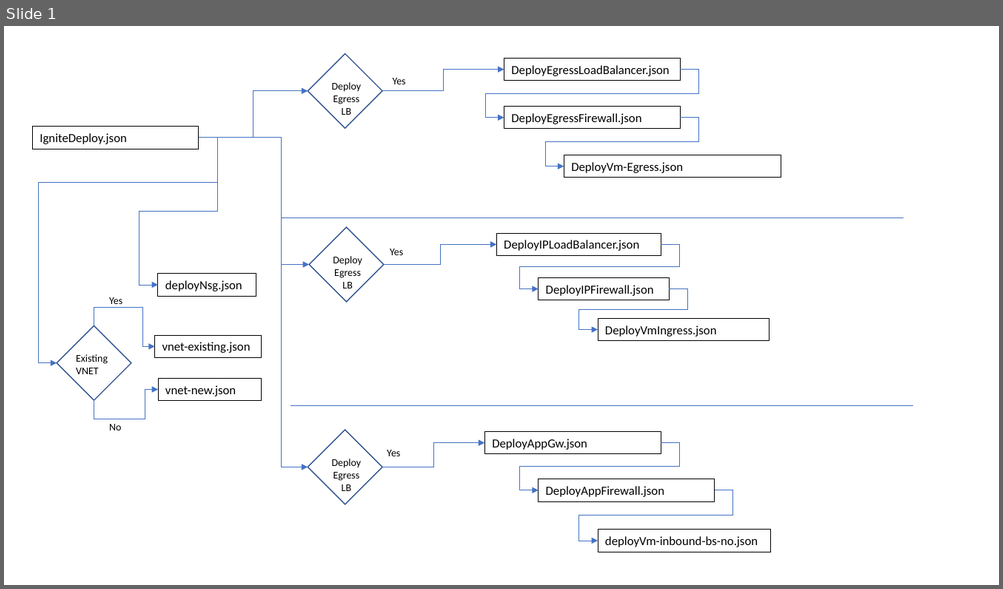
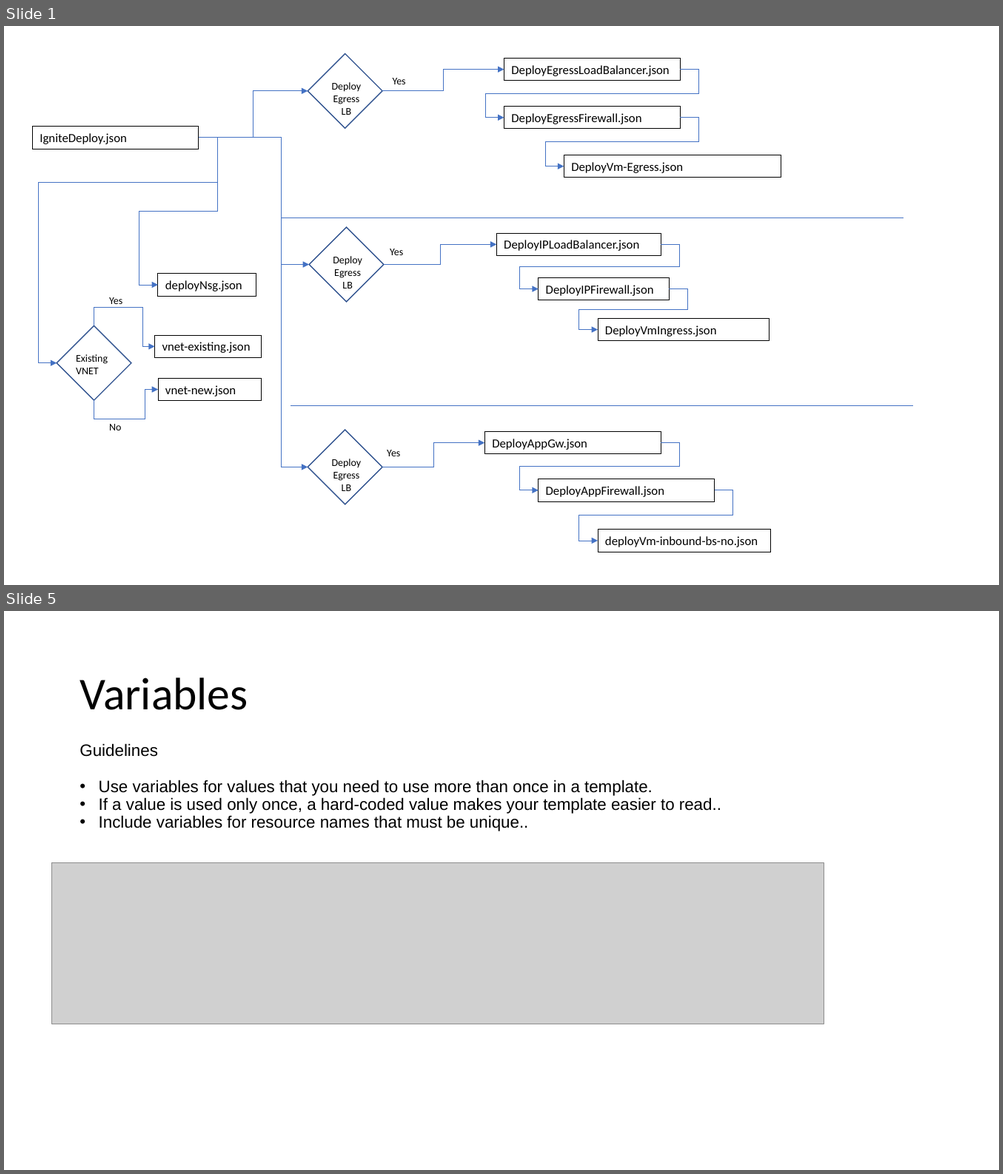
Before and after one commit to jharris10/azure-svcs-hub, a slide deck: template structure.pptx. Shown one above the other, each under a label of ours: slide 1 before the commit, slides 1 and 5 after it; the slides between them are not shown. The pictures are 1003x589 and 1003x1174 pixels, drawn with LibreOffice and Linux fonts; fonts in the diff are those of the drawing; grey boxes stand for pictures. Boxes give left, top, right and bottom in pixels: in the first picture for what was removed or moved away, otherwise in the second. Text is boxed around its words. In the diff, an @@ line names an element or a change of style, - is before the commit and + after.

```diff
--- a/template structure.pptx
+++ b/template structure.pptx
@@ slide 5 added at <box>4,611,999,1170</box>, background #FFFFFF @@
@@ title added at <box>79,678,247,710</box>, 44 pt, text #000000 @@
+Variables
@@ text added at <box>79,743,721,832</box>, 16 pt, text #000000 @@
+Guidelines
+• Use variables for values that you need to use more than once in a template.
+• If a value is used only once, a hard-coded value makes your template easier to read..
+• Include variables for resource names that must be unique..
@@ picture added at <box>52,863,823,1025</box> @@
```
Also in this commit, not shown: 10 other slides added.
